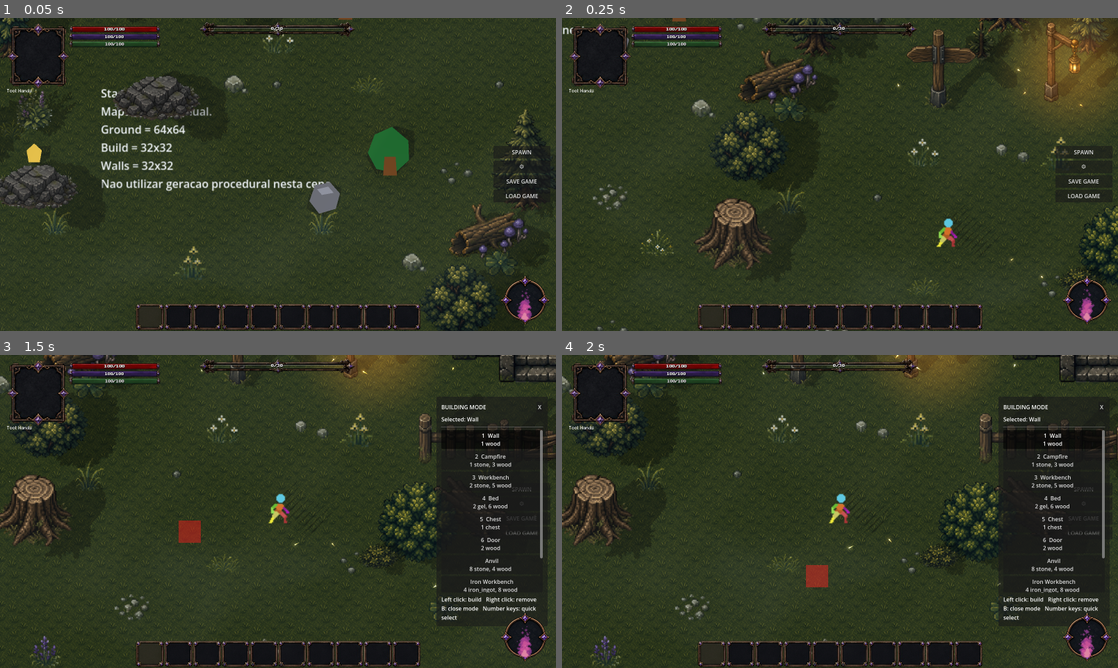
Above: before the commit, frames 1-4 (two rows, left to right).
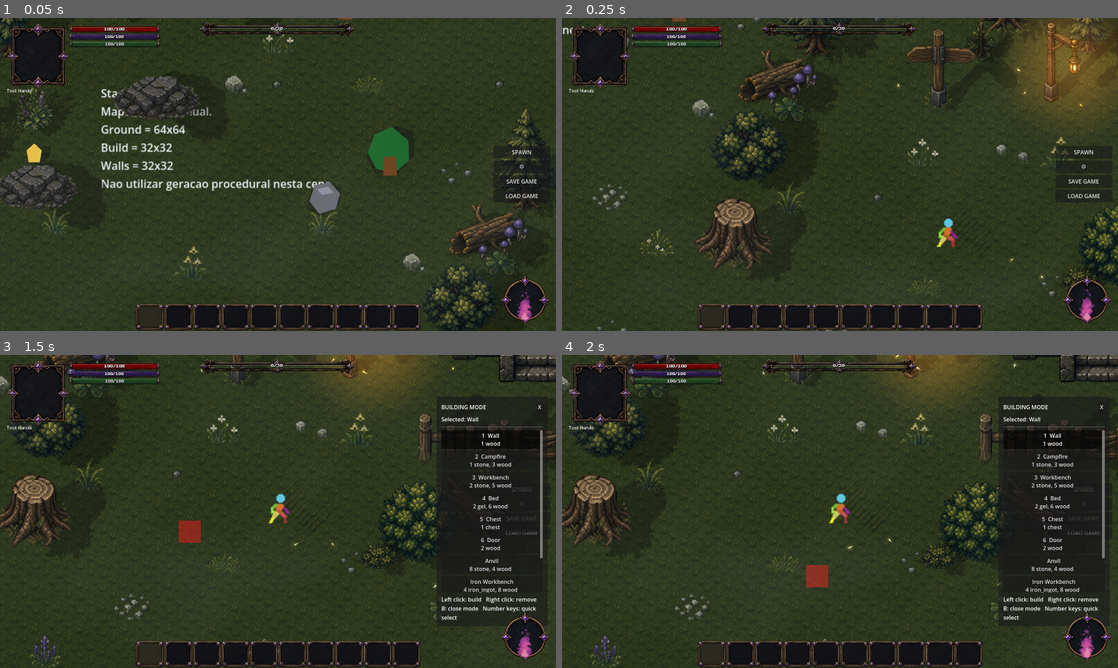
Above: after the commit, the same moments.

Repository: ramonsamagaio/Oathwake-Main
Game: Godot game, scene res://scenes/game/Game.tscn
The game is run twice, just before and just after one commit, with the same random seed, the same clock (stepped at 60 frames per second) and the same inputs. This scene is started directly instead of the project's main scene.
Inputs (mouse positions are in pixels of both pictures, inside the frame that each line leads up to):
- Up to frame 1 (0.05 s): no input
- Up to frame 2 (0.25 s): no input
- Up to frame 3 (1.5 s): tap Enter at 0.5 s; move the mouse to (400, 495) at 0.52 s; hold D 0.53-1.25 s; tap B at 0.6 s; click (400, 495) at 0.67 s; tap Space at 0.77 s; drag from (166, 527) to (250, 574) at 1.27 s
- Up to frame 4 (2 s): no input

The runs differ from the first frame. In frame 1, 0.3% of the frame differs, in the area x 0-99%, y 0-100%; in frame 2, 0.4%, in the area x 26-100%, y 1-86%; in frame 3, 0.1%; in frame 4, 0.1%.

Commit message:
Install runtime tuning Content Editor suite

Diff:
--- a/tools/content_editor/ContentEditor.tscn
+++ b/tools/content_editor/ContentEditor.tscn
@@ -1,7 +1,7 @@
 [gd_scene format=3 uid="uid://cn6juf8fptk0e"]
 
-; ContentEditorUsabilitySuite.gd extends ContentEditorLivePreviewSuite.gd.
-[ext_resource type="Script" path="res://tools/content_editor/ContentEditorUsabilitySuite.gd" id="1_content_editor_script"]
+; ContentEditorRuntimeTuningSuite.gd extends ContentEditorUsabilitySuite.gd.
+[ext_resource type="Script" path="res://tools/content_editor/ContentEditorRuntimeTuningSuite.gd" id="1_content_editor_script"]
 
 [node name="ContentEditor" type="Control" unique_id=47190531]
 custom_minimum_size = Vector2(800, 500)
